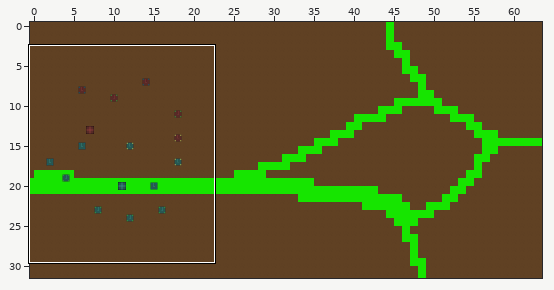
An edit to a level. Tiled map (JSON), the_project/assets/maps/the_project_prototype_map_1.json. The picture above shows the old version from afar; the outline marks the close-up.
Close-up. Old version:
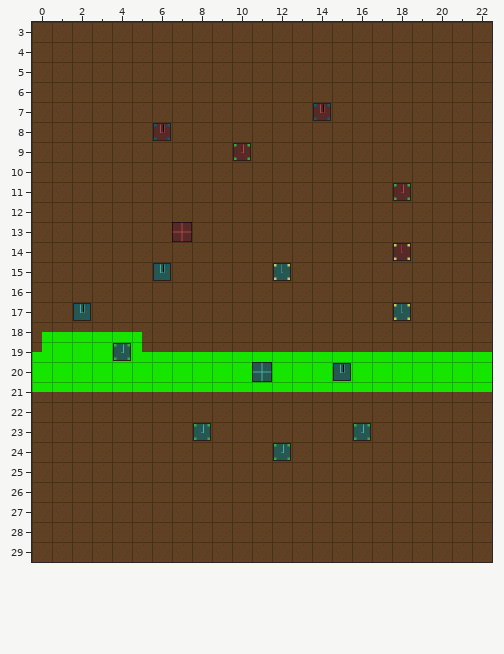
Cells are 32x32 px. Shown: x 0..22, y 3..29.
Now the later version:
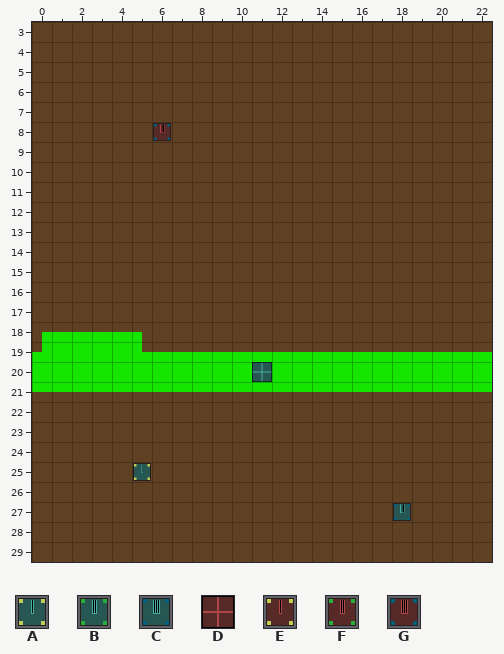
Key: from "building_tileset_blue": A 1 "Turret", B 2 "Turret", C 3 "Turret"; from "building_tileset_red": D 0 "Base", E 1 "Turret", F 2 "Turret", G 3 "Turret".
_ is an empty cell, . an unchanged one.
Changes in this commit:
--- layer "foreground"
@@ x 14..14 @@
- 7 G
+ 7 _
@@ x 10..10 @@
- 9 F
+ 9 _
@@ x 18..18 @@
-11 F
+11 _
@@ x 6..18 @@
-13 .D...........
-14 ............E
-15 C.....A......
+13 ._...........
+14 ............_
+15 _....._......
@@ x 2..18 @@
-17 C...............A
+17 _..............._
@@ x 4..15 @@
-19 B...........
-20 ...........C
+19 _...........
+20 ..........._
@@ x 5..16 @@
-23 ...B.......B
-24 .......B....
-25 _...........
+23 ..._......._
+24 ......._....
+25 A...........
@@ x 18..18 @@
-27 _
+27 C
